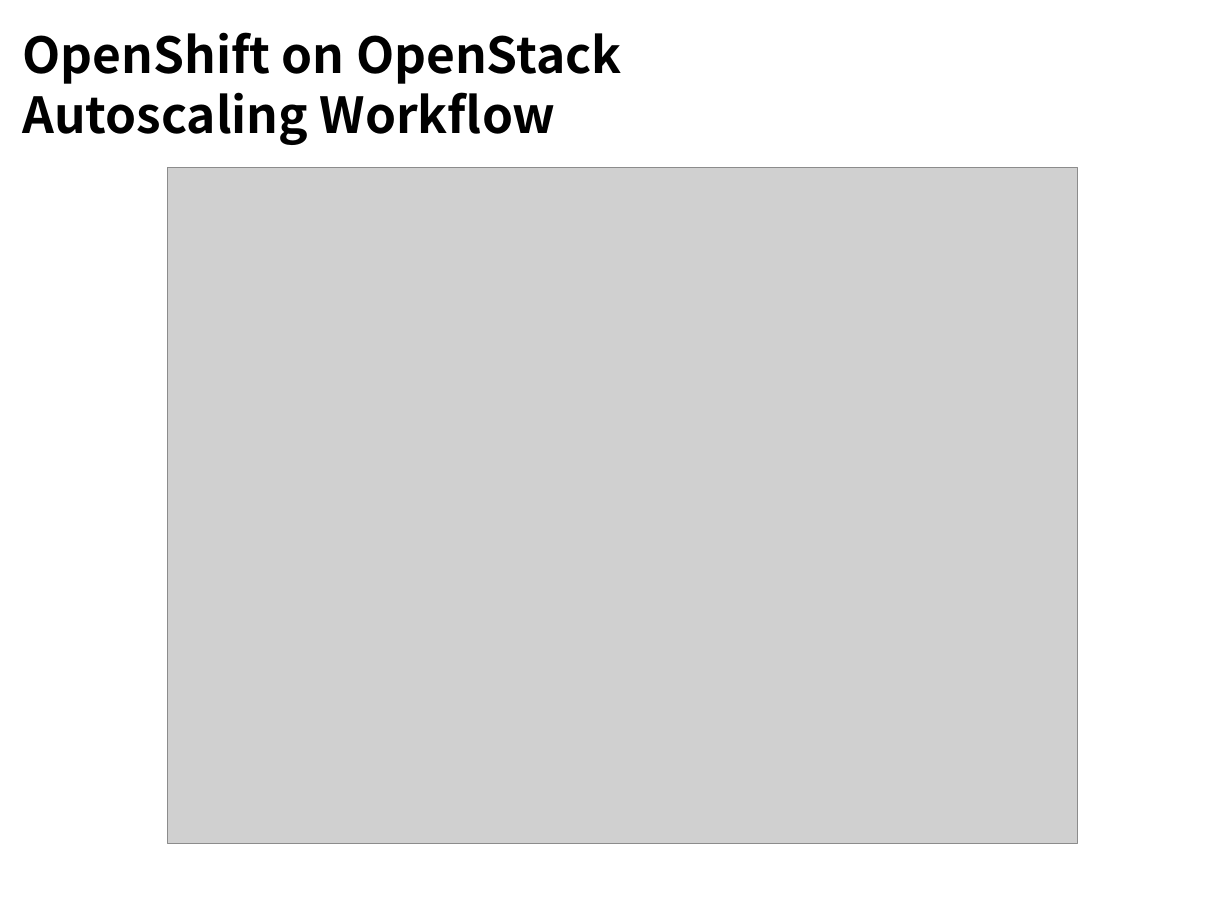
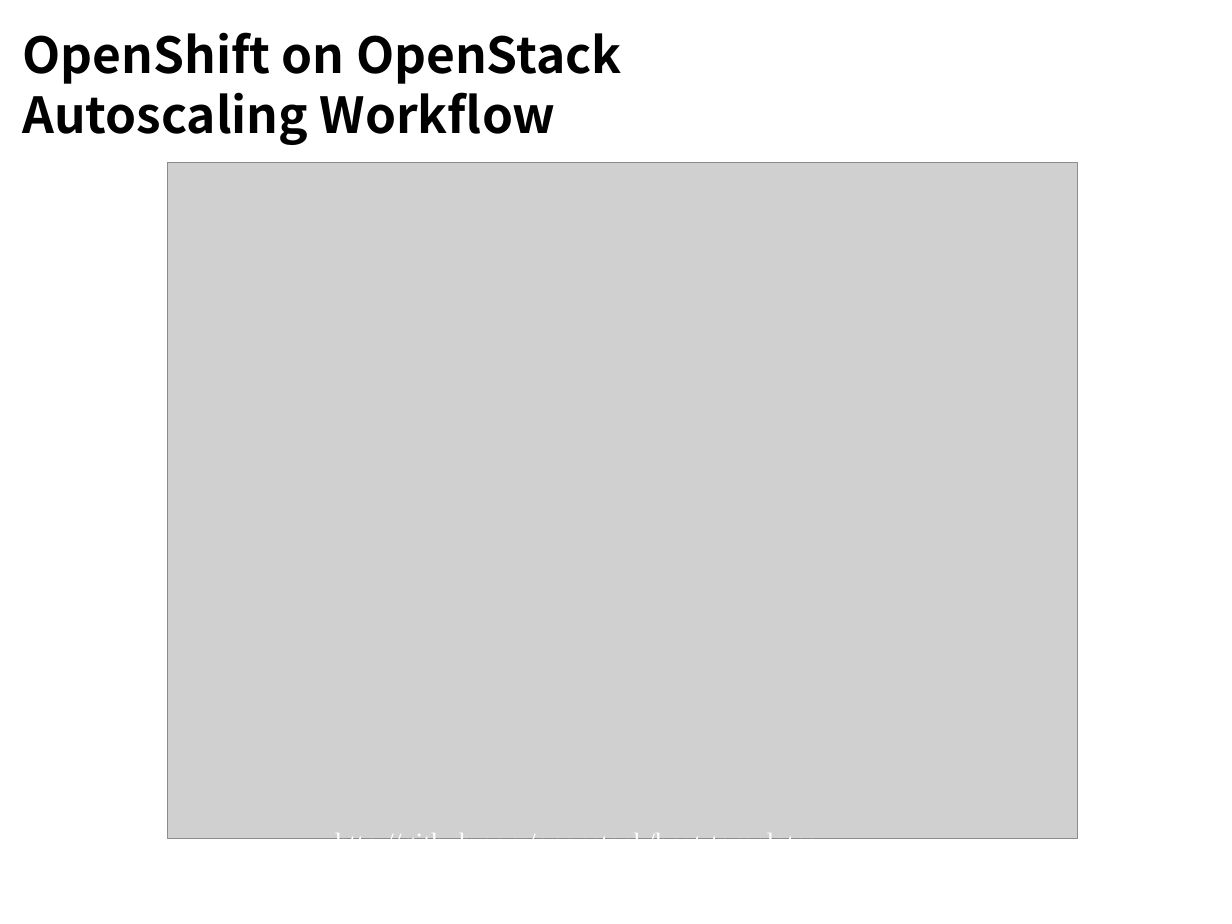
Before and after one commit to sdake/slides, a slide deck: slide 12 of sdake-cloudopen-heat-2013-09/heat-cloudopen-final.odp. Drawn at 1232x924 pixels with LibreOffice and Linux fonts; fonts in the diff are those of the drawing; grey boxes stand for pictures; background and template pictures are left out. Boxes give left, top, right and bottom in pixels: in the first picture for what was removed or moved away, otherwise in the second. Text is boxed around its words. In the diff, an @@ line names an element or a change of style, - is before the commit and + after.

```diff
--- a/sdake-cloudopen-heat-2013-09/heat-cloudopen-final.odp
+++ b/sdake-cloudopen-heat-2013-09/heat-cloudopen-final.odp
@@ picture: place and size @@
-picture at [168, 168, 1079, 843]
+picture at [168, 163, 1079, 838]
@@ text added at [335, 830, 818, 839], 18 pt, text #FFFFFF @@
+http://github.com/openstack/heat-templates
```
Also in this commit, not shown: 3 other slides changed, 1 other file.
